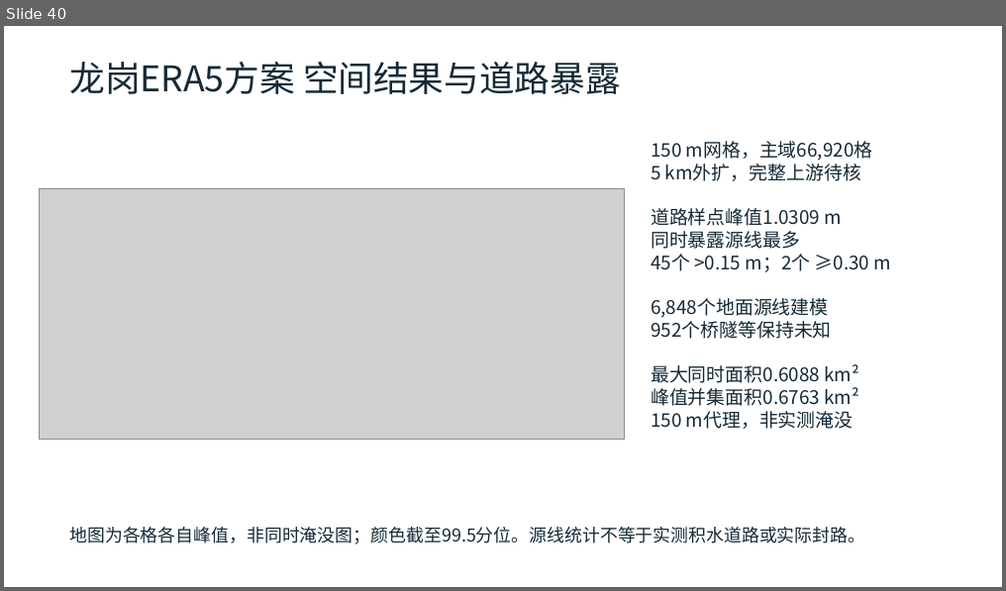
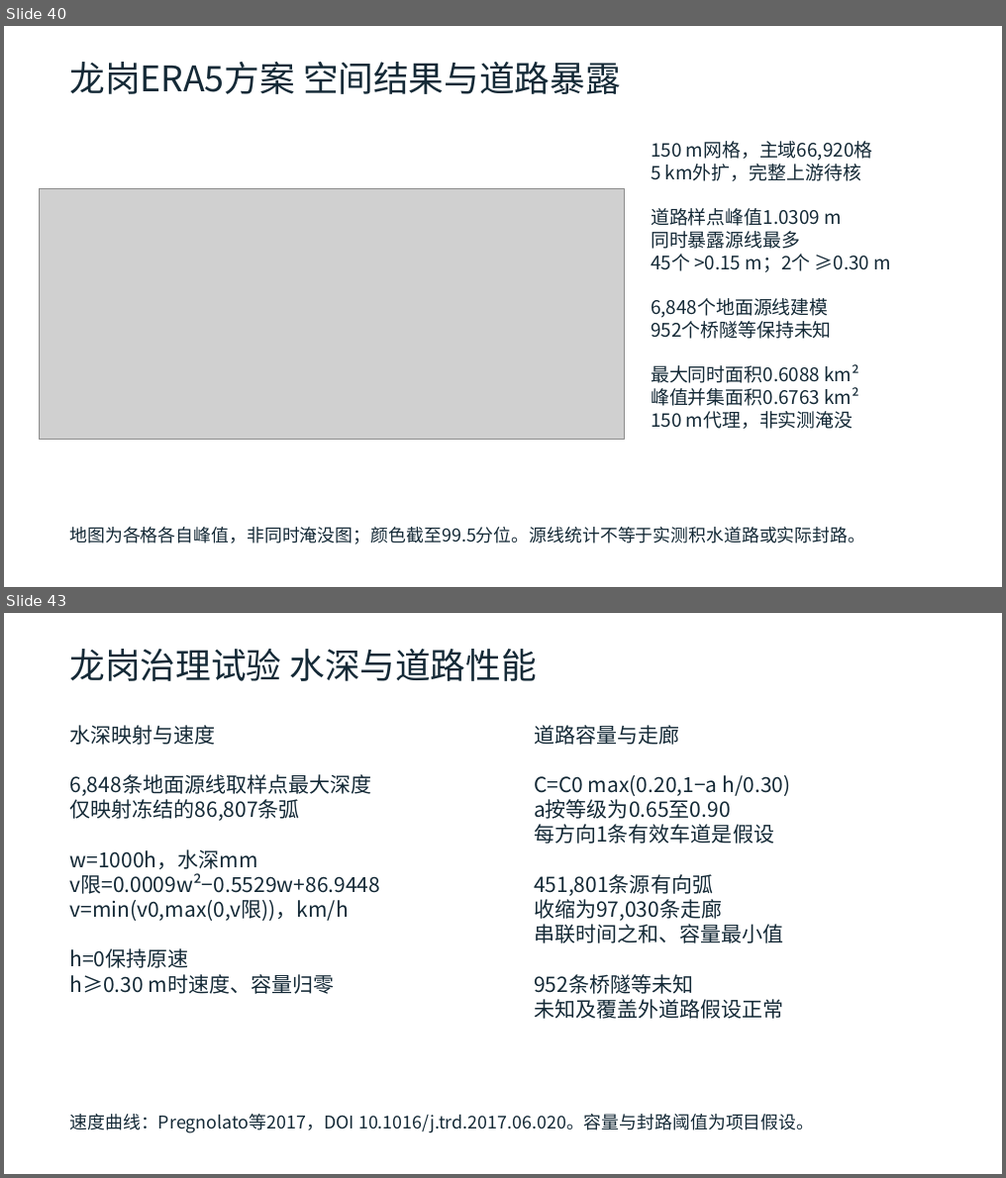
Before and after one commit to zhzhzh666/jiaotong, a slide deck: docs/deliverables/开题与阶段进展汇报.pptx. Shown one above the other, each under a label of ours: slide 40 before the commit, slides 40 and 43 after it; the slides between them are not shown. The pictures are 1006x591 and 1006x1178 pixels, drawn with LibreOffice and Linux fonts; fonts in the diff are those of the drawing; grey boxes stand for pictures. Boxes give left, top, right and bottom in pixels: in the first picture for what was removed or moved away, otherwise in the second. Text is boxed around its words. In the diff, an @@ line names an element or a change of style, - is before the commit and + after.

```diff
--- a/docs/deliverables/开题与阶段进展汇报.pptx
+++ b/docs/deliverables/开题与阶段进展汇报.pptx
@@ slide 43 added at (4, 613, 1002, 1174), background #FFFFFF @@
@@ text added at (69, 649, 537, 681), 34 pt, text #142936 @@
+龙岗治理试验 水深与道路性能
@@ text added at (69, 725, 380, 994), 20 pt, text #142936 @@
+水深映射与速度
+6,848条地面源线取样点最大深度
+仅映射冻结的86,807条弧
+w=1000h，水深mm
+v限=0.0009w²−0.5529w+86.9448
+v=min(v0,max(0,v限))，km/h
+h=0保持原速
+h≥0.30 m时速度、容量归零
@@ text added at (534, 725, 790, 1019), 20 pt, text #142936 @@
+道路容量与走廊
+C=C0 max(0.20,1−a h/0.30)
+a按等级为0.65至0.90
+每方向1条有效车道是假设
+451,801条源有向弧
+收缩为97,030条走廊
+串联时间之和、容量最小值
+952条桥隧等未知
+未知及覆盖外道路假设正常
@@ text added at (69, 1114, 814, 1134), 17 pt, text #142936 @@
+速度曲线：Pregnolato等2017，DOI 10.1016/j.trd.2017.06.020。容量与封路阈值为项目假设。
```
Also in this commit, not shown: 9 slides changed, 6 other slides added, 18 other files.
